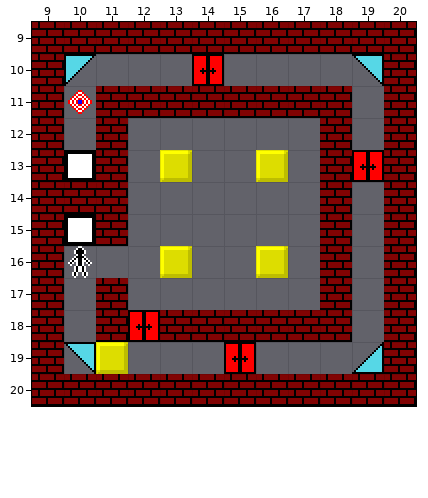
Two versions of a level (Tiled map, PuzzleTester/maps/map012.tmx). That is the earlier state.
Cells are 16x16 px. Shown: x 9..20, y 9..20.
Once edited:
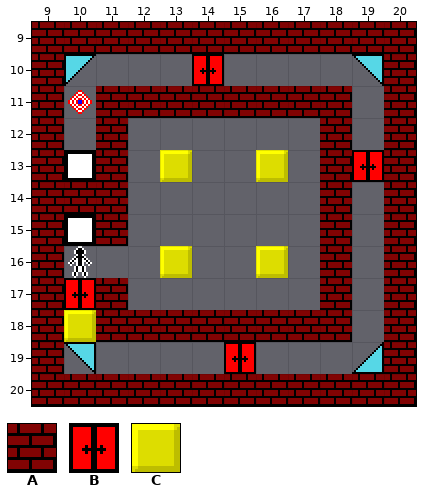
Key: from "tiles": A 0, B 1, C 4.
_ is an empty cell.
Difference:
{"where": "layer \"tiles\""}
{"y":18,"x":12,"old":"_","new":"A"}
{"where": "layer \"pieces\""}
{"y":17,"x":10,"old":"_","new":"B"}
{"y":18,"x":10,"old":"_","new":"C"}
{"y":18,"x":12,"old":"B","new":"_"}
{"y":19,"x":11,"old":"C","new":"_"}
{"label":"changed","picture_box":[64,278,160,374]}
